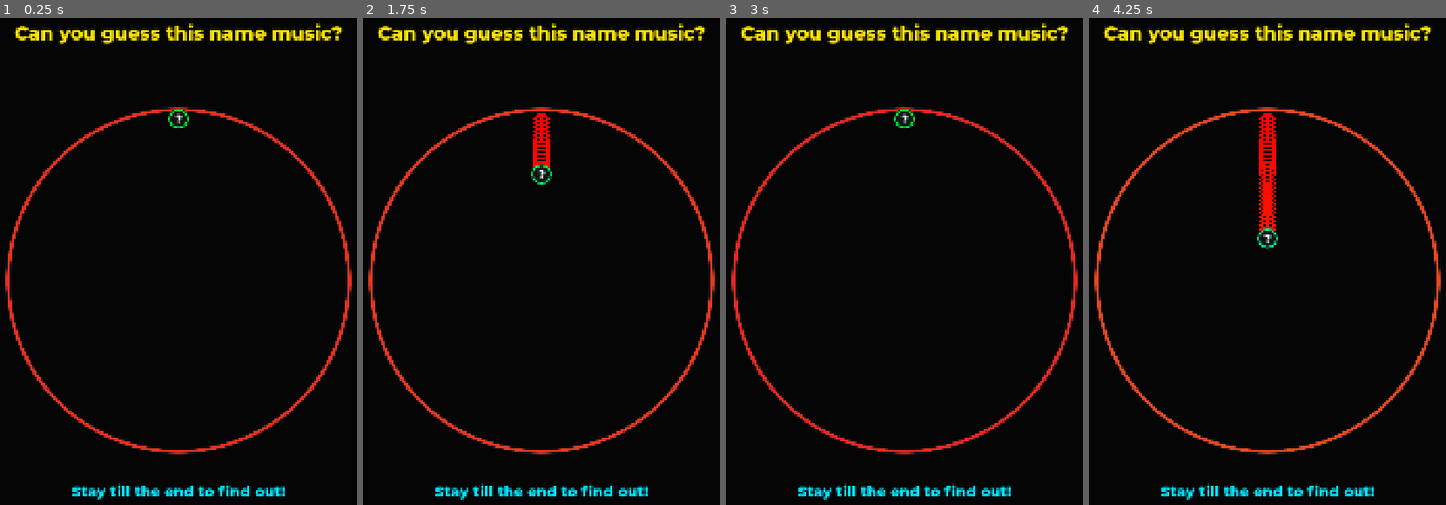
Above: before the commit, frames 1-4 (left to right).
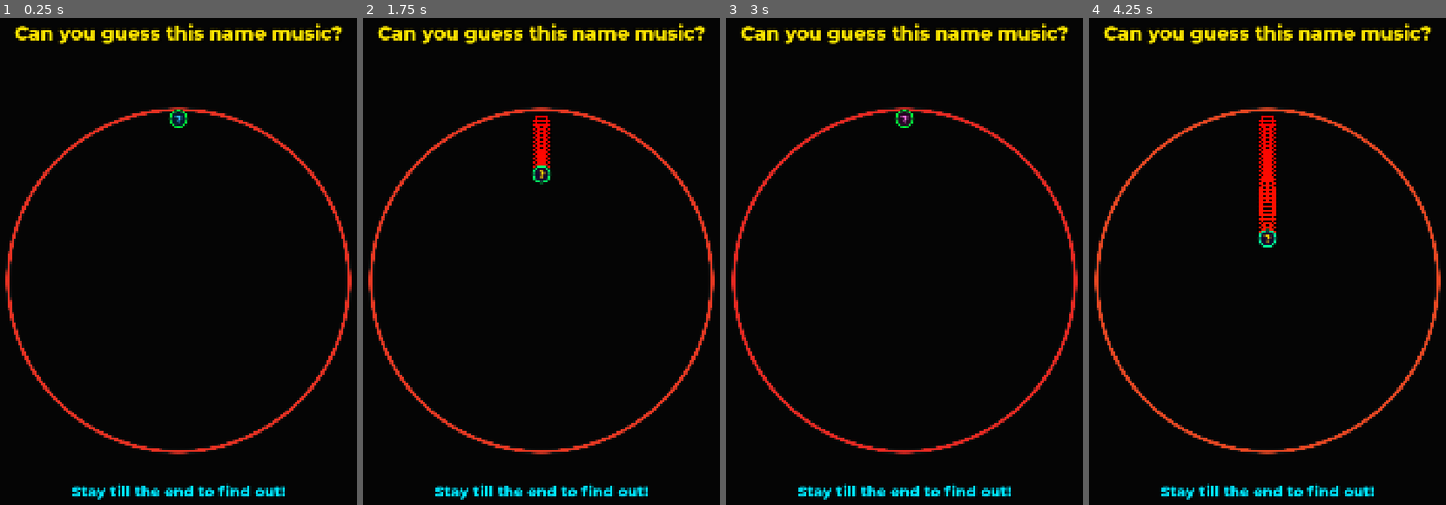
Above: after the commit, the same moments.

Repository: etximake/game-marble-race-music-v-1.0
Game: Godot game, scene res://scenes/Main.tscn
Two runs of this game, one before a commit and one after it. Both use one fixed random seed, a clock stepped at 60 frames per second and the inputs below.
Inputs:
- Up to frame 1 (0.25 s): no input
- Up to frame 2 (1.75 s): tap Enter at 0.5 s; tap R at 0.6, 1.35 s; tap Space at 0.77, 1.52 s
- Up to frame 3 (3 s): tap R at 2.1, 2.85 s; tap Space at 2.75 s
- Up to frame 4 (4.25 s): tap Space at 3.02, 3.77 s; tap R at 3.6 s

The runs differ from the first frame. In frame 1, 0.1% of the frame differs, in the area x 47-53%, y 18-23%; in frame 2, 0.4%; in frame 3, 0.1%; in frame 4, 0.7%, in the area x 47-53%, y 19-48%.

Commit message:
cải tiến game v1.5

Diff:
--- a/generated/jobs/job_002/gameplay_config.json
+++ b/generated/jobs/job_002/gameplay_config.json
@@ -15,11 +15,11 @@
         0.0,
         600.0
       ],
-      "start_radius": 28.0,
+      "start_radius": 26.0,
       "max_radius": 320.0,
       "max_radius_ratio": 0.55,
-      "growth_per_hit": 1.2,
-      "speed_growth_per_hit": 1.02,
+      "growth_per_hit": 1.02,
+      "speed_growth_per_hit": 1.015,
       "max_speed": 1600.0,
       "tempo_compensation_min": 0.75
     },
--- a/scripts/presentation/AudioNotePlayer.gd
+++ b/scripts/presentation/AudioNotePlayer.gd
@@ -65,22 +65,12 @@
 	var source_path = PathResolver.resolve_path(job_folder, "source_audio.wav")
 	if FileAccess.file_exists(source_path):
 		source_audio_stream = NoteClipLoader.load_note_clip(source_path)
-		if source_audio_stream:
-			source_audio_player.stream = source_audio_stream
-			source_audio_player.volume_db = -80.0
 	else:
 		printerr("Source audio not found for playback at reveal: " + source_path)
 
 	if setup_error != "":
 			return false
 	return true
-
-func start_source_audio_silent():
-	is_playing_source_audio = false
-	if source_audio_player and source_audio_stream:
-		source_audio_player.volume_db = -80.0
-		source_audio_player.play(0.0)
-		print("Started source audio silently at 0.0s")
 
 func play_next_note():
 	if is_playing_source_audio:
@@ -122,12 +112,8 @@
 		p.stop()
 
 	if source_audio_stream and source_audio_player:
-		source_audio_player.volume_db = 0.0 # Unmute
-		print("Revealed source audio (unmuted) at game time: ", current_time)
-		# Safety check: if for some reason the player stopped playing or drifted too much (e.g. > 0.5s), seek to sync
-		if not source_audio_player.playing or absf(source_audio_player.get_playback_position() - current_time) > 0.5:
-			source_audio_player.play(current_time)
-			print("Syncing source audio player to position: ", current_time)
+		source_audio_player.stream = source_audio_stream
+		source_audio_player.play(current_time)
 	else:
 		printerr("Cannot play source audio: stream or player is null")
 
--- a/scripts/presentation/Main.gd
+++ b/scripts/presentation/Main.gd
@@ -115,7 +115,6 @@
 
 	is_started = true
 	sim_controller.initialize(video_config, active_mode_controller)
-	audio_note_player.start_source_audio_silent()
 	# AudioNotePlayer will handle subsequent note playback from simulation events.
 	audio_note_player.play_next_note()
 
--- a/scripts/presentation/modes/circle_bounce/BallView.gd
+++ b/scripts/presentation/modes/circle_bounce/BallView.gd
@@ -20,6 +20,19 @@
 var reveal_time: float = -1.0
 var phases_list: Array = []
 var is_time_synced_externally: bool = false
+
+const QUIZ_PALETTE: Array = [
+	{ "bg": Color(0.08, 0.02, 0.18), "text": Color(1.0, 0.84, 0.0) },
+	{ "bg": Color(0.02, 0.08, 0.20), "text": Color(0.0, 1.0, 0.85) },
+	{ "bg": Color(0.18, 0.04, 0.04), "text": Color(1.0, 0.3, 0.55) },
+	{ "bg": Color(0.04, 0.15, 0.12), "text": Color(0.4, 1.0, 0.35) },
+	{ "bg": Color(0.15, 0.06, 0.02), "text": Color(1.0, 0.55, 0.1) },
+	{ "bg": Color(0.02, 0.10, 0.18), "text": Color(0.2, 0.75, 1.0) },
+	{ "bg": Color(0.14, 0.02, 0.14), "text": Color(1.0, 0.45, 0.9) },
+	{ "bg": Color(0.03, 0.16, 0.18), "text": Color(0.3, 1.0, 0.95) },
+]
+var quiz_bg_color: Color = Color(0.07, 0.07, 0.09)
+var quiz_text_color: Color = Color.WHITE
 
 func setup(p_state: BallState, visual_config: Dictionary, job_folder: String = "", phases: Array = [], quiz_config: Dictionary = {}):
 	state = p_state
@@ -52,6 +65,10 @@
 				var img = Image.load_from_file(resolved_path)
 				if img:
 					ball_icon_texture = ImageTexture.create_from_image(img)
+
+	var pair = QUIZ_PALETTE[randi() % QUIZ_PALETTE.size()]
+	quiz_bg_color = pair["bg"]
+	quiz_text_color = pair["text"]
 
 	queue_redraw()
 
@@ -103,9 +120,7 @@
 			draw_set_transform(Vector2.ZERO, rotation_angle, Vector2.ONE)
 
 		if not should_reveal:
-			# Deep dark background inside the ball for high contrast with neon rings
-			var bg_color = Color(0.07, 0.07, 0.09)
-			draw_circle(Vector2.ZERO, radius - 2.5, bg_color)
+			draw_circle(Vector2.ZERO, radius - 2.5, quiz_bg_color)
 
 			# Sleek neon outline rings
 			draw_arc(Vector2.ZERO, radius - 3.5, 0.0, TAU, 96, glow_col, 2.5, true)
@@ -151,9 +166,9 @@
 		var descent = font.get_descent(font_size)
 		var pos = Vector2(-radius, (ascent - descent) * 0.5)
 
-		var shadow_col = Color(glow_color.r, glow_color.g, glow_color.b, 0.4)
+		var shadow_col = Color(quiz_text_color.r, quiz_text_color.g, quiz_text_color.b, 0.4)
 		draw_string(font, pos + Vector2(2, 2), text, HORIZONTAL_ALIGNMENT_CENTER, radius * 2.0, font_size, shadow_col)
-		draw_string(font, pos, text, HORIZONTAL_ALIGNMENT_CENTER, radius * 2.0, font_size, Color.WHITE)
+		draw_string(font, pos, text, HORIZONTAL_ALIGNMENT_CENTER, radius * 2.0, font_size, quiz_text_color)
 
 func _draw_quiz_question(radius: float, glow_color: Color) -> void:
 	var font = load("res://assets/fonts/Montserrat-ExtraBold.ttf") as Font
@@ -166,6 +181,6 @@
 		var descent = font.get_descent(font_size)
 		var pos = Vector2(-radius, (ascent - descent) * 0.5)
 
-		var shadow_col = Color(glow_color.r, glow_color.g, glow_color.b, 0.4)
+		var shadow_col = Color(quiz_text_color.r, quiz_text_color.g, quiz_text_color.b, 0.4)
 		draw_string(font, pos + Vector2(1.5, 1.5), text, HORIZONTAL_ALIGNMENT_CENTER, radius * 2.0, font_size, shadow_col)
-		draw_string(font, pos, text, HORIZONTAL_ALIGNMENT_CENTER, radius * 2.0, font_size, Color.WHITE)
+		draw_string(font, pos, text, HORIZONTAL_ALIGNMENT_CENTER, radius * 2.0, font_size, quiz_text_color)
Not shown, changed: generated/jobs/job_002/note_clips/note_0001.wav.import
Not shown, changed: generated/jobs/job_002/note_clips/note_0002.wav.import
Not shown, changed: generated/jobs/job_002/note_clips/note_0003.wav.import
Not shown, changed: generated/jobs/job_002/note_clips/note_0004.wav.import
Not shown, changed: generated/jobs/job_002/note_clips/note_0005.wav.import
Not shown, changed: generated/jobs/job_002/note_clips/note_0006.wav.import
Not shown, changed: generated/jobs/job_002/note_clips/note_0007.wav.import
Not shown, changed: generated/jobs/job_002/note_clips/note_0008.wav.import
Not shown, changed: generated/jobs/job_002/note_clips/note_0009.wav.import
Not shown, changed: generated/jobs/job_002/note_clips/note_0010.wav.import
Not shown, changed: generated/jobs/job_002/note_clips/note_0011.wav.import
Not shown, changed: generated/jobs/job_002/note_clips/note_0012.wav.import
(and 50 more such lines)
